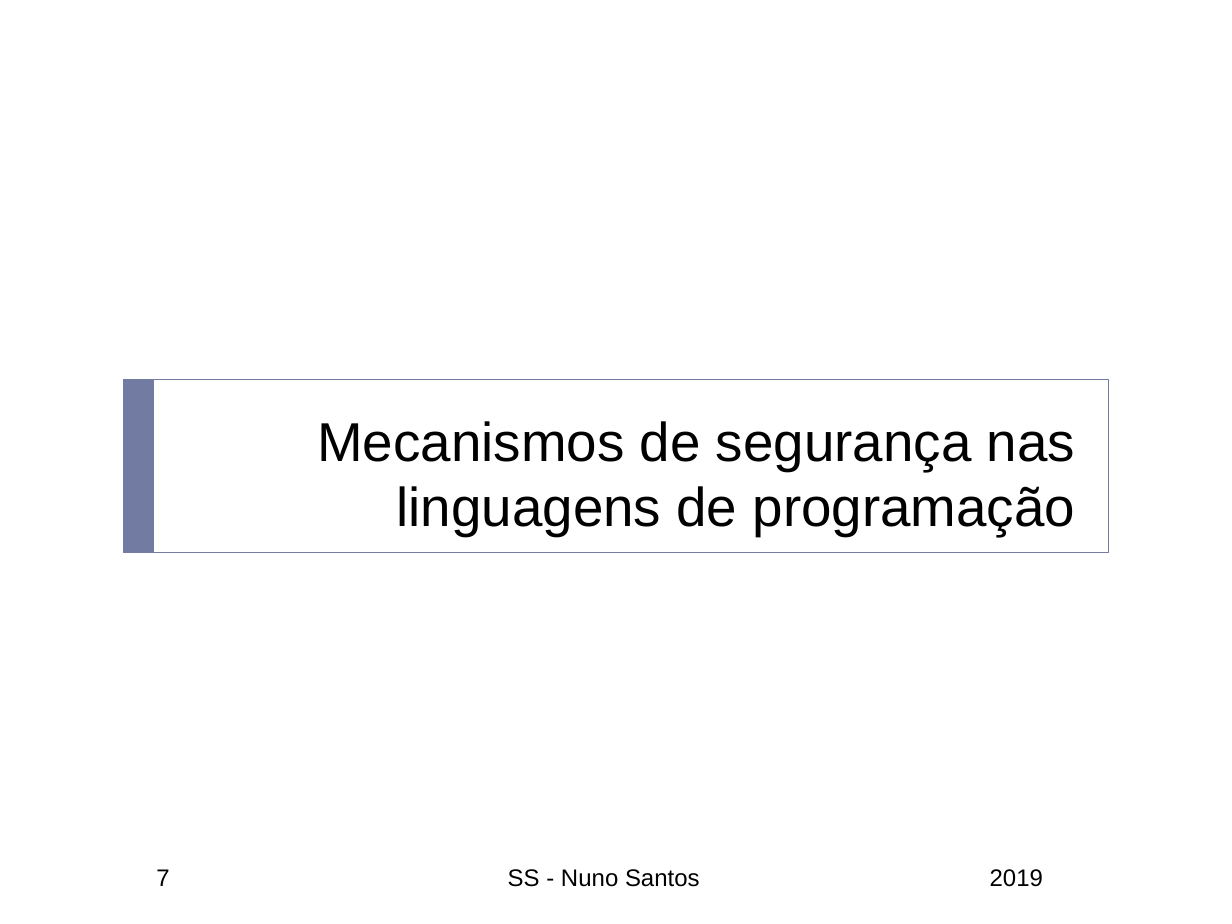
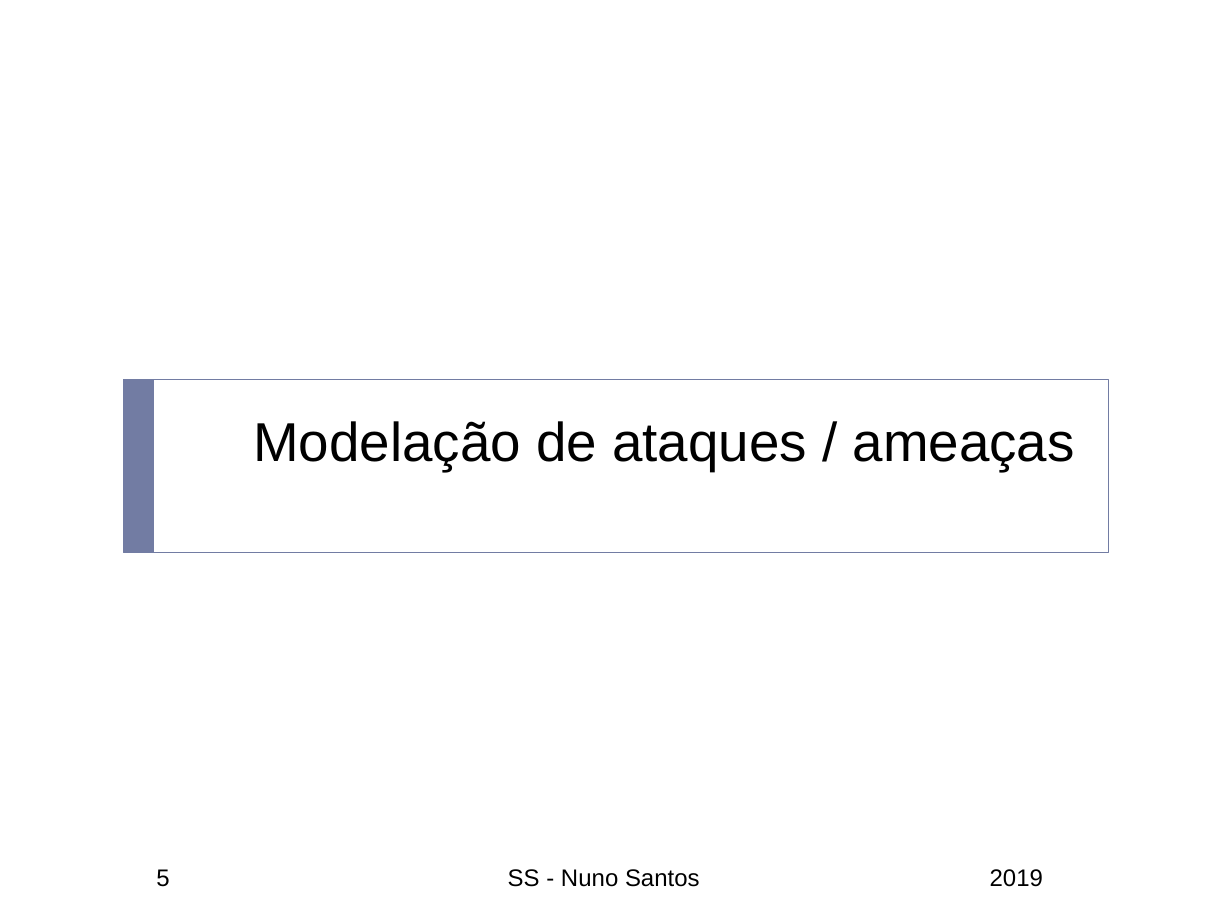
Before and after one commit to nuno-santos/acite2019, a slide deck: slide 5 of teoricas/acite2019-06-auditoria_teste.pptx (slide 7 before the commit). Drawn at 1232x924 pixels with LibreOffice and Linux fonts; fonts in the diff are those of the drawing; background and template pictures are left out. Boxes give left, top, right and bottom in pixels: in the first picture for what was removed or moved away, otherwise in the second. Text is boxed around its words. In the diff, an @@ line names an element or a change of style, - is before the commit and + after.

```diff
--- a/teoricas/acite2019-06-auditoria_teste.pptx
+++ b/teoricas/acite2019-06-auditoria_teste.pptx
@@ title at <box>253,421,1075,471</box>: text changed @@
-Mecanismos de segurança nas linguagens de programação
+Modelação de ataques / ameaças
@@ page number at <box>156,869,169,887</box>: text changed @@
-7
+5
```
Also in this commit, not shown: 9 other slides changed, 13 slides added, 1 slide removed.
